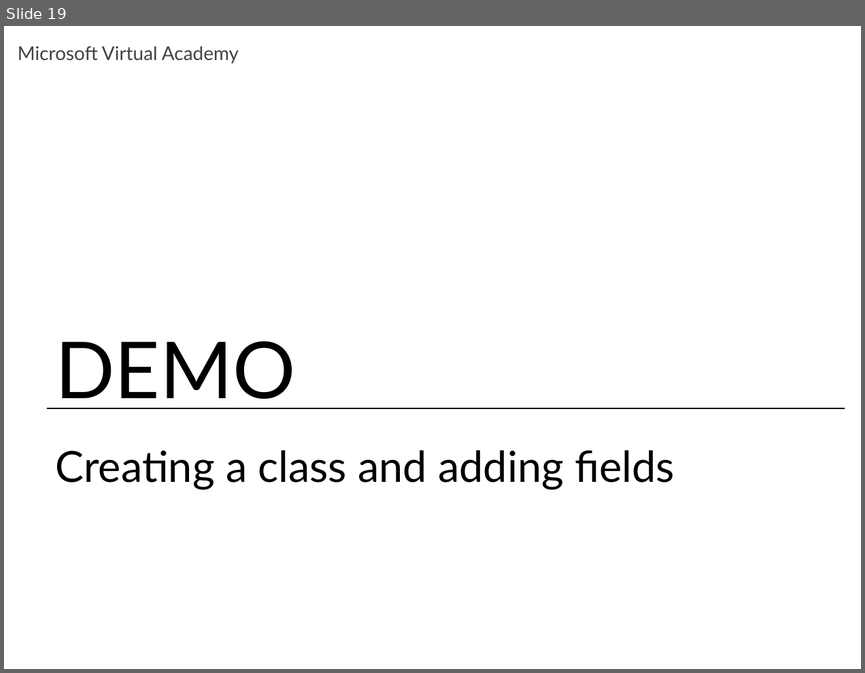
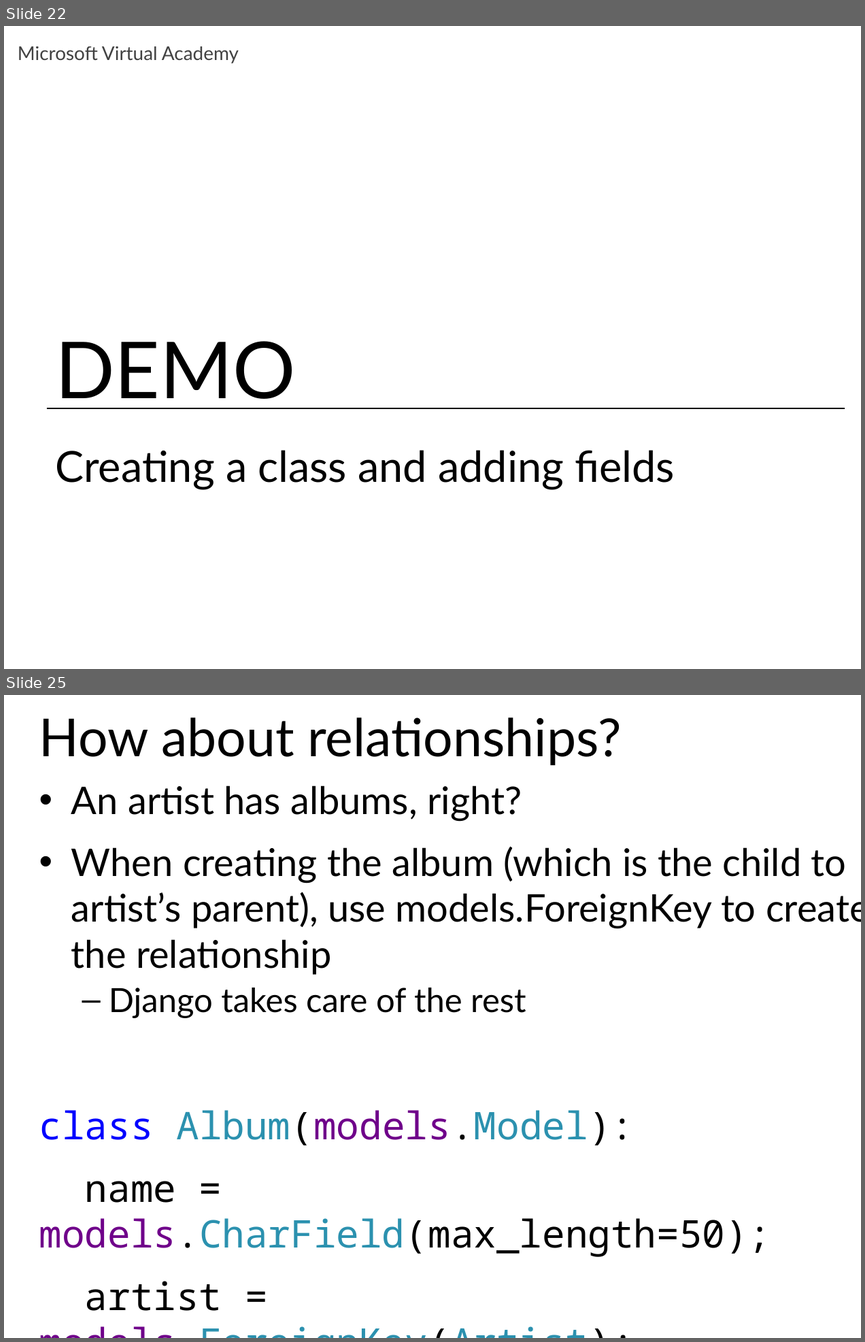
Before and after one commit to maxchv/LearnPython, a slide deck: week12/Models.pptx. Shown one above the other, each under a label of ours: slide 19 before the commit, slides 22 and 25 after it; the slides between them are not shown. The pictures are 865x673 and 865x1342 pixels, drawn with LibreOffice and Linux fonts; fonts in the diff are those of the drawing. Boxes give left, top, right and bottom in pixels: in the first picture for what was removed or moved away, otherwise in the second. Text is boxed around its words. In the diff, an @@ line names an element or a change of style, - is before the commit and + after.

```diff
--- a/week12/Models.pptx
+++ b/week12/Models.pptx
@@ slide 25 added at (x1=4, y1=695, x2=861, y2=1338), background #FFFFFF @@
@@ title added at (x1=39, y1=717, x2=621, y2=766), 44 pt, text #000000 @@
+How about relationships?
@@ text added at (x1=39, y1=785, x2=861, y2=1257), 32 pt, text #000000 @@
+• An artist has albums, right?
+• When creating the album (which is the child to artist’s parent), use models.ForeignKey to create the relationship
+  – Django takes care of the rest
+class Album(models.Model):
+name = models.CharField(max_length=50);
+artist = models.ForeignKey(Artist);
@@ what was slide 19 is now slide 22 @@
```
Also in this commit, not shown: 6 slides changed, 16 other slides added.
